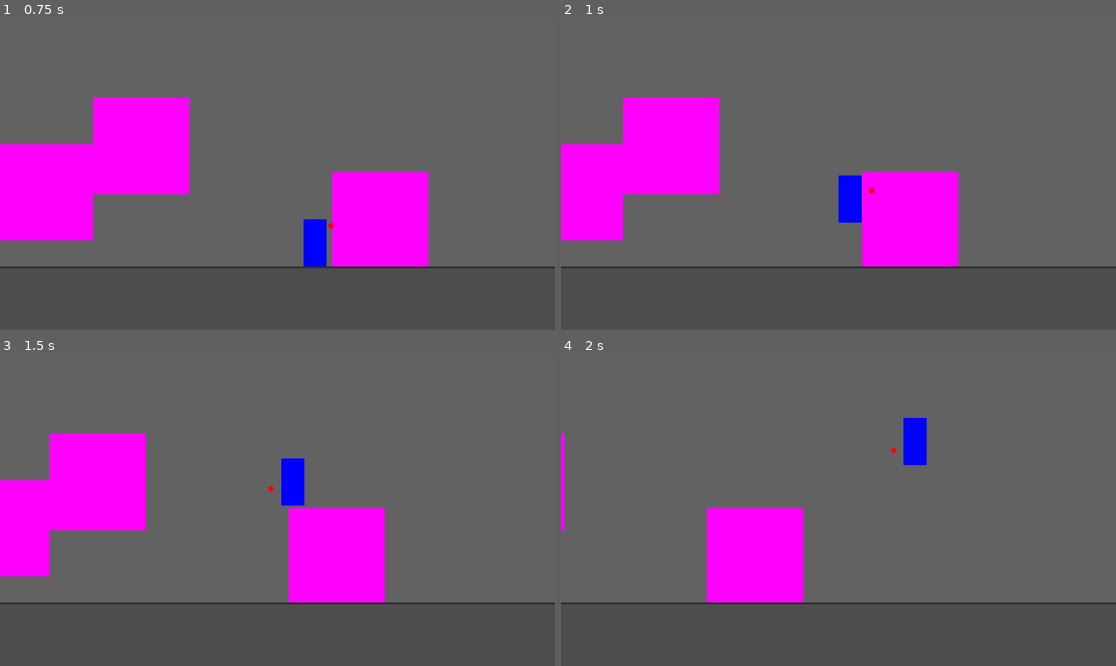
Above: before the commit, frames 1-4 (two rows, left to right).
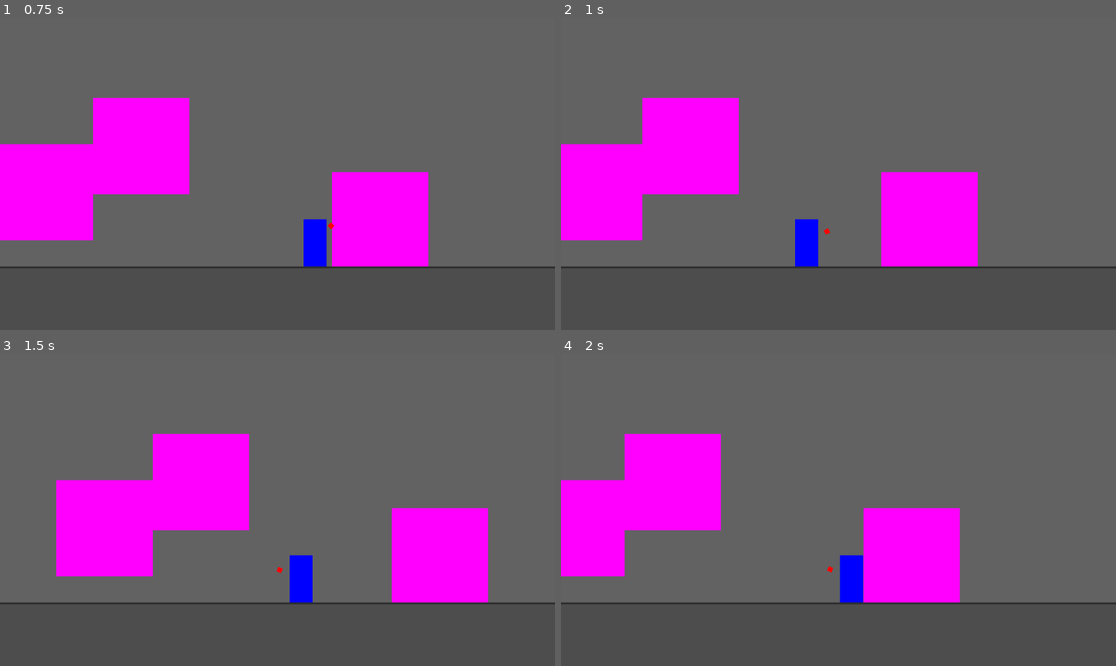
Above: after the commit, the same moments.

Repository: shotgunhands/shotgun-hands
Game: Godot game, scene res://Scenes/Playground/playground.tscn
Same seed, same stepped clock (60 frames per second), same inputs: the game is played once before the commit and once after it.
Inputs (mouse positions are in pixels of both pictures, inside the frame that each line leads up to):
- Up to frame 1 (0.75 s): tap Enter at 0.5 s; move the mouse to (399, 158) at 0.52 s; hold D (move_right) from 0.53 s (still down); click (399, 158) at 0.6 s
- Up to frame 2 (1 s): keep holding D (move_right); tap W (move_jump) at 0.77 s; right-click (960, 158) at 0.8 s
- Up to frame 3 (1.5 s): keep holding D (move_right); move the mouse to (166, 525) at 1.27 s; right-click (166, 525) at 1.35 s
- Up to frame 4 (2 s): keep holding D (move_right); tap W (move_jump) at 1.52 s; click (727, 525) at 1.55 s

Frame 1 is identical in both runs. In frame 2, 5.6% of the frame differs, in the area x 11-76%, y 25-80%; in frame 3, 25%, in the area x 0-88%, y 25-80%; in frame 4, 21%.

Commit message:
- speed boost from blast persists midair     - and also while sliding :> - implemented ammo count and reloading - mid-air blast launches once per hand

Diff:
--- a/Actors/Player/2d_player.gd
+++ b/Actors/Player/2d_player.gd
@@ -84,7 +84,7 @@
 	if max_velocity_x != speed or abs(velocity.x) < max_velocity_x:
 		max_velocity_x = abs(velocity.x)
 		max_velocity_x = max(speed, abs(velocity.x))
-	if max_velocity_x > speed:
+	if max_velocity_x > speed and (is_on_floor() and not crouching):
 		max_velocity_x -= (max_velocity_x - speed) * _control_degree
 		max_velocity_x = max(speed, max_velocity_x)
 
--- a/Actors/Player/2d_player.tscn
+++ b/Actors/Player/2d_player.tscn
@@ -14,6 +14,10 @@
 
 [node name="FiringController" type="Node" parent="."]
 script = ExtResource("2_13451")
+
+[node name="ReloadTimer" type="Timer" parent="FiringController"]
+wait_time = 0.7
+one_shot = true
 
 [node name="Hitbox" type="CollisionShape2D" parent="."]
 position = Vector2(0, -25)
@@ -35,3 +39,4 @@
 polygon = PackedVector2Array(-2.5, -2.5, 2.5, -2.5, 2.5, 2.5, -2.5, 2.5)
 
 [connection signal="midair_shot" from="FiringController" to="." method="lose_control"]
+[connection signal="timeout" from="FiringController/ReloadTimer" to="FiringController" method="_reloaded"]
--- a/Actors/Player/firing_controller.gd
+++ b/Actors/Player/firing_controller.gd
@@ -3,29 +3,62 @@
 @onready var _player = $".."
 @onready var _pivot = _player.get_node("ShotgunPivot")
 
+@onready var _reload_timer: Timer = $ReloadTimer
+
 @export_range(1.0, 100.0) var blast_force = 5.0
 
 const SCALE = 100.0
 
+#var _ammo_type_left_hand: AmmoType
+#var _ammo_type_right_hand: AmmoType
+
+var _max_ammo: Array[int] = [6, 6]
+var _ammo: Array[int] = [6, 6]
+
+var _touched_ground: Array[bool] = [true, true]
+
 signal midair_shot
+
 
 # the structure here should *really* be changed, though right now im electing
 # to wait until some discussion is done abt this :P ~wdbros
 func _process(_delta):
+	if _player.is_on_floor():
+		_touched_ground = [true, true]
+
 	_aim()
 
-	if Input.is_action_just_pressed("fire_left"):
-		# do gun firing things
+	if Input.is_action_just_pressed("fire_left"): _fire(0)
+	if Input.is_action_just_pressed("fire_right"): _fire(1)
 
-		# launch player if midair
-		if not _player.is_on_floor():
-			_launch()
+	if Input.is_action_just_pressed("fire_reload"): _reload()
 
 
 func _aim():
 	# pick a sprite or rotate it or whatev here
 	_pivot.look_at(_pivot.get_global_mouse_position())
 
+
+func _fire(mouse: int):
+	if _ammo[mouse] <= 0 or not _reload_timer.is_stopped():
+		return
+
+	_ammo[mouse] -= 1
+
+	if not _player.is_on_floor() and _touched_ground[mouse]:
+		_launch()
+		_touched_ground[mouse] = false
+
+
+func _reload():
+	if _ammo != _max_ammo:
+		_reload_timer.start()
+
+
+func _reloaded():
+	_ammo.assign(_max_ammo)
+
+
 func _launch():
 	# particle effects go here
 	_player.velocity = Vector2.RIGHT.rotated(_pivot.rotation) * blast_force * SCALE * -1
--- a/project.godot
+++ b/project.godot
@@ -52,6 +52,11 @@
 "events": [Object(InputEventMouseButton,"resource_local_to_scene":false,"resource_name":"","device":-1,"window_id":0,"a …(253 unchanged characters)…
 ]
 }
+fire_reload={
+"deadzone": 0.5,
+"events": [Object(InputEventKey,"resource_local_to_scene":false,"resource_name":"","device":-1,"window_id":0,"alt_pressed":false,"shift_pressed":false,"ctrl_pressed":false,"meta_pressed":false,"pressed":false,"keycode":0,"physical_keycode":82,"key_label":0,"unicode":114,"echo":false,"script":null)
+]
+}
 
 [physics]
 
